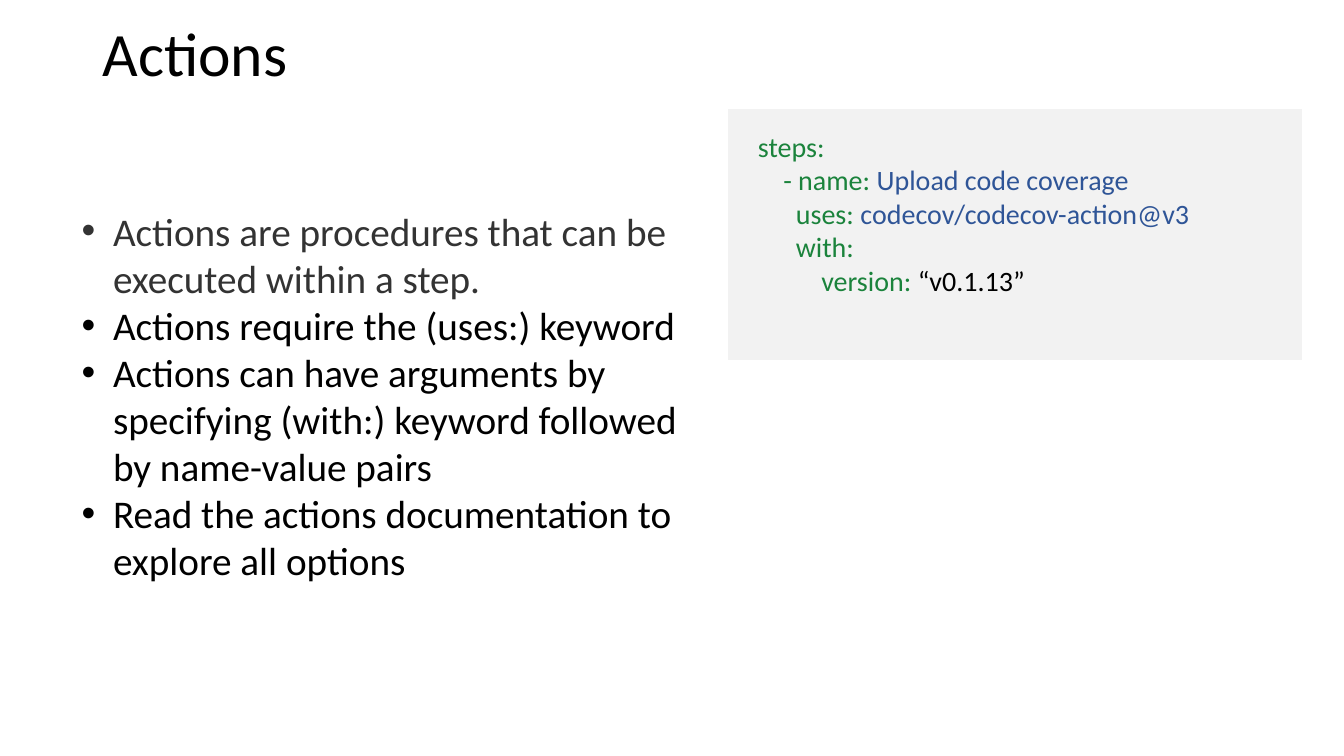
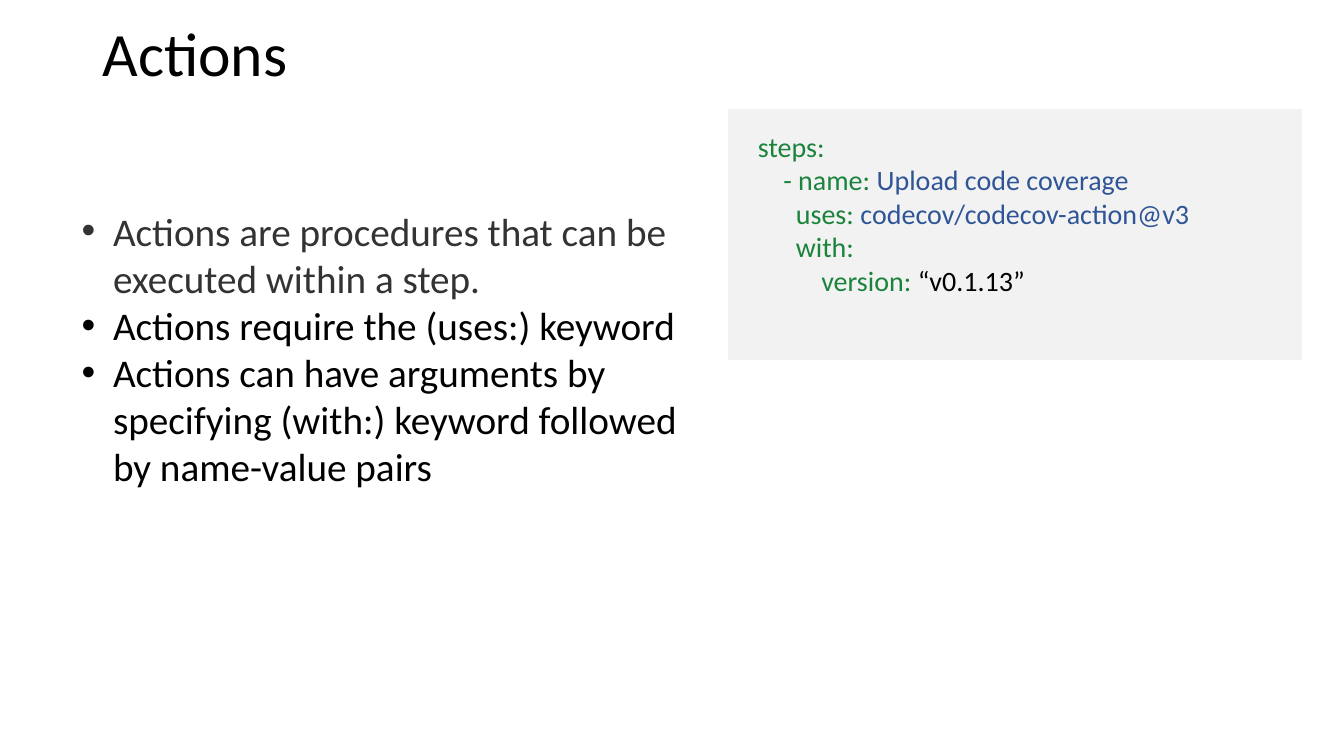
Before and after one commit to johnxu21/johnxu21.github.io, a slide deck: slide 25 of teaching/CS472/Timetable/CI-CD.pptx. Drawn at 1344x756 pixels with LibreOffice and Linux fonts; fonts in the diff are those of the drawing. Boxes give left, top, right and bottom in pixels: in the first picture for what was removed or moved away, otherwise in the second. Text is boxed around its words. In the diff, an @@ line names an element or a change of style, - is before the commit and + after.

```diff
--- a/teaching/CS472/Timetable/CI-CD.pptx
+++ b/teaching/CS472/Timetable/CI-CD.pptx
@@ text at box(113, 500, 671, 582): paragraph removed @@
-• Read the actions documentation to explore all options
```
Also in this commit, not shown: 4 other slides changed, 2 other files.
